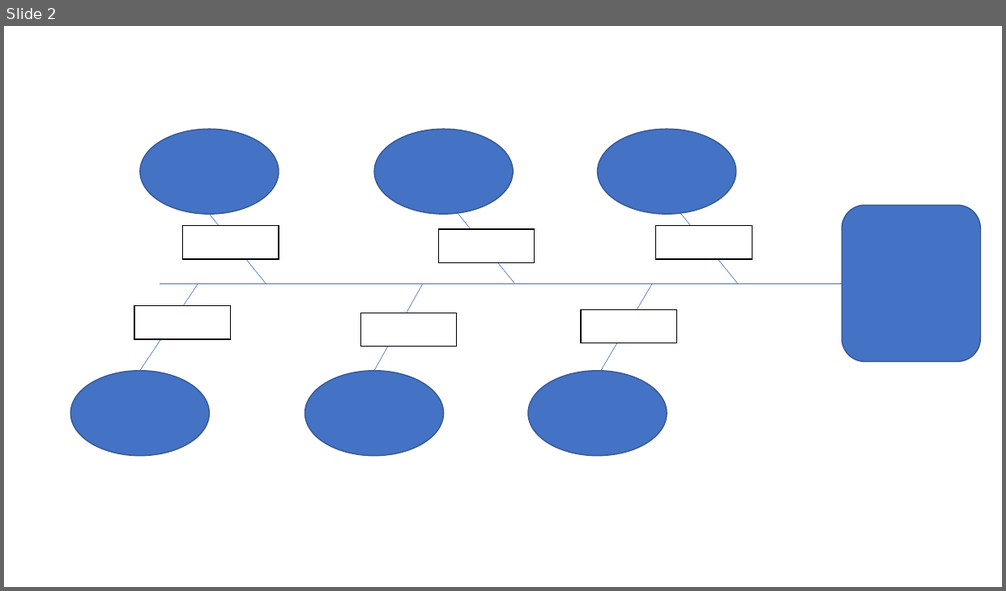
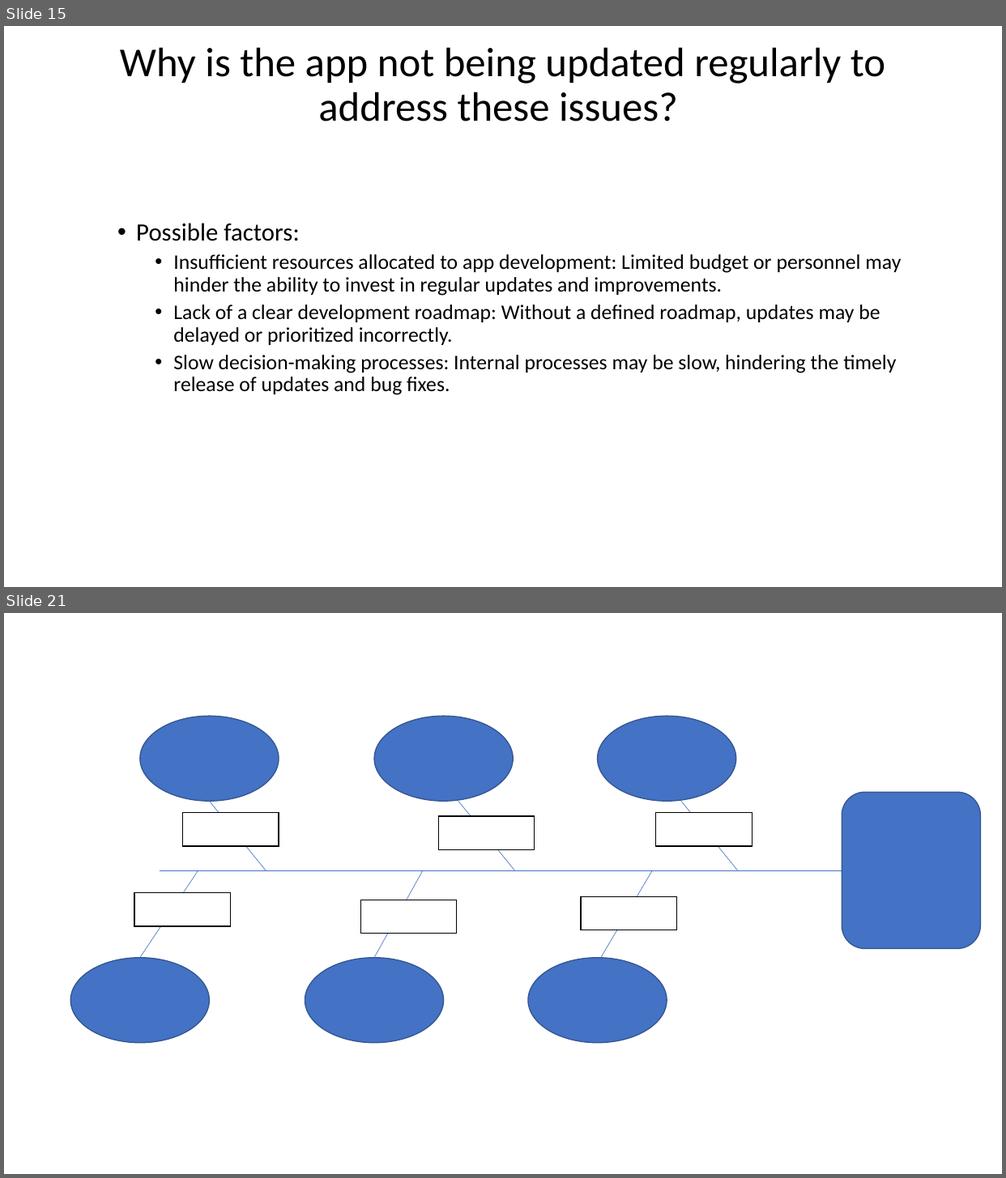
Before and after one commit to Fora1030/data-structures, a slide deck: other/Root Cause Analysis Templates (1).pptx. Shown one above the other, each under a label of ours: slide 2 before the commit, slides 15 and 21 after it; the slides between them are not shown. The pictures are 1006x591 and 1006x1178 pixels, drawn with LibreOffice and Linux fonts; fonts in the diff are those of the drawing. Boxes give left, top, right and bottom in pixels: in the first picture for what was removed or moved away, otherwise in the second. Text is boxed around its words. In the diff, an @@ line names an element or a change of style, - is before the commit and + after.

```diff
--- a/other/Root Cause Analysis Templates (1).pptx
+++ b/other/Root Cause Analysis Templates (1).pptx
@@ slide 15 added at bbox=[4, 26, 1002, 587], background #FFFFFF @@
@@ title added at bbox=[120, 47, 885, 122], 39.6 pt, text #000000 @@
+Why is the app not being updated regularly to address these issues?
@@ text added at bbox=[136, 223, 901, 395], 20 pt, text #000000 @@
+  • Possible factors:
+    • Insufficient resources allocated to app development: Limited budget or personnel may hinder the ability to invest in regular updates and improvements.
+    • Lack of a clear development roadmap: Without a defined roadmap, updates may be delayed or prioritized incorrectly.
+    • Slow decision-making processes: Internal processes may be slow, hindering the timely release of updates and bug fixes.
@@ what was slide 2 is now slide 21 @@
```
Also in this commit, not shown: 1 slide changed, 18 other slides added, 2 other files.
